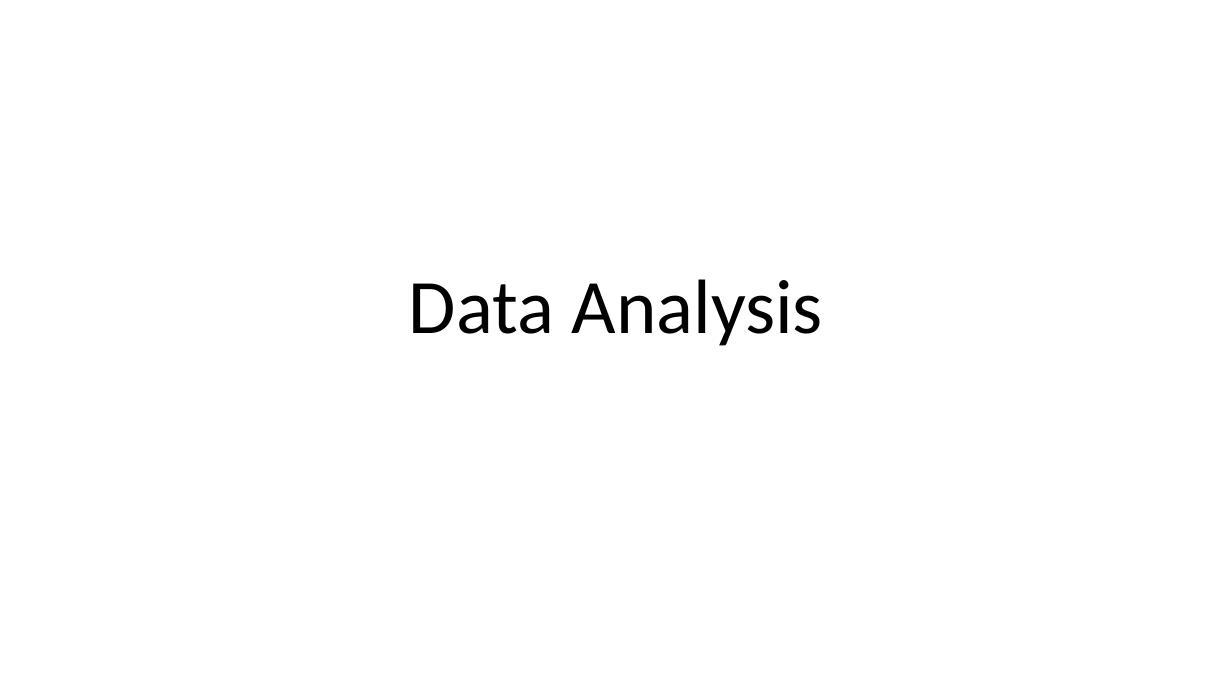
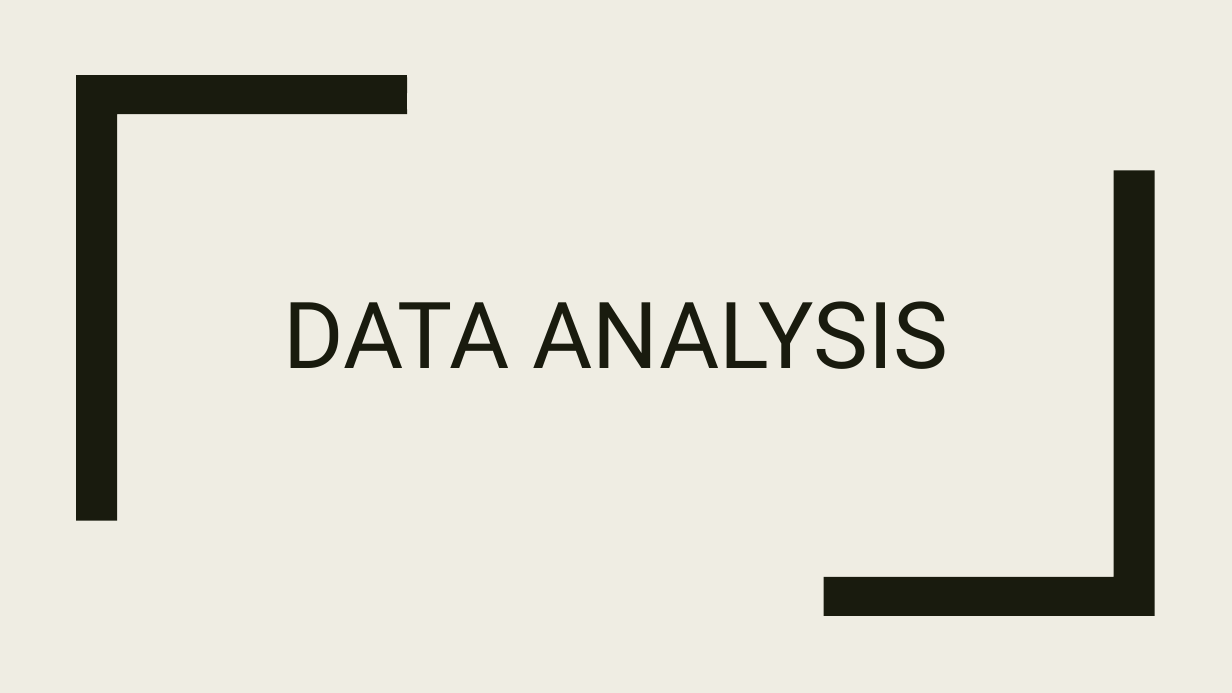
Before and after one commit to krisgop2010/Analytics, a slide deck: slide 15 of HomeLoanAnalytics/HomeLoanAnalytics.pptx. Drawn at 1232x693 pixels with LibreOffice and Linux fonts; fonts in the diff are those of the drawing. Boxes give left, top, right and bottom in pixels: in the first picture for what was removed or moved away, otherwise in the second. Text is boxed around its words. In the diff, an @@ line names an element or a change of style, - is before the commit and + after.

```diff
--- a/HomeLoanAnalytics/HomeLoanAnalytics.pptx
+++ b/HomeLoanAnalytics/HomeLoanAnalytics.pptx
@@ background #FFFFFF to #EFEDE3 @@
@@ freeform shape added at (76,75,407,520), fill #191B0E @@
@@ freeform shape added at (824,170,1155,616), fill #191B0E @@
@@ title at (284,301,948,369): text changed; size 60 to 72 pt; font Calibri to Roboto; text colour #000000 to #191B0E @@
-Data Analysis
+DATA ANALYSIS
```
Also in this commit, not shown: 20 other slides changed, 2 slides added, 1 slide removed, 2 other files.
